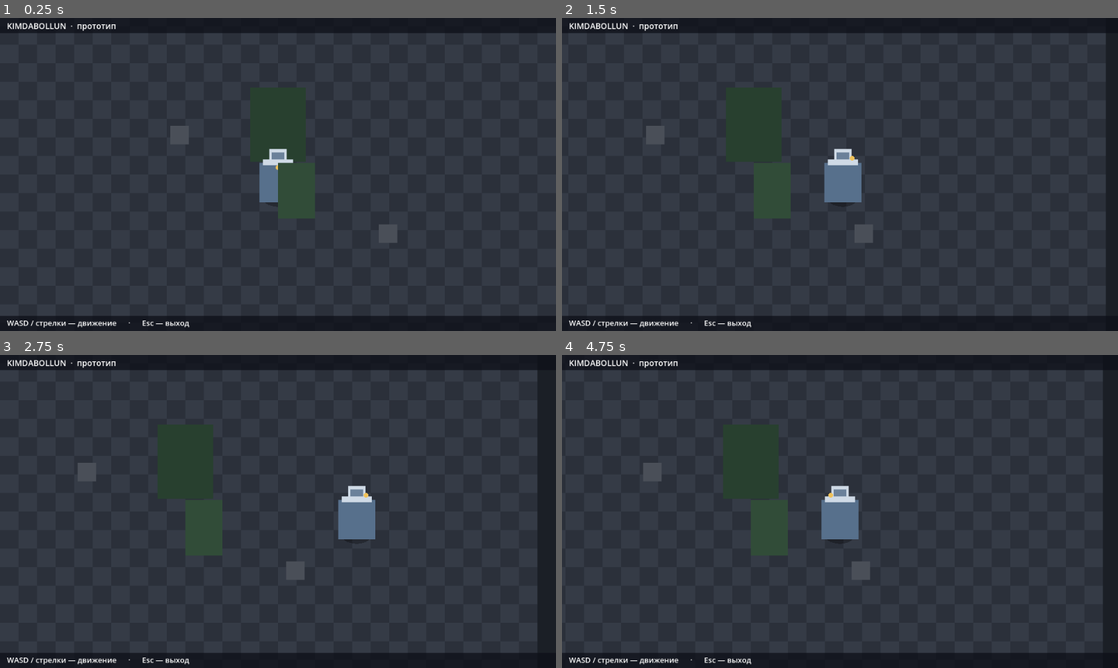
Above: before the commit, frames 1-4 (two rows, left to right).
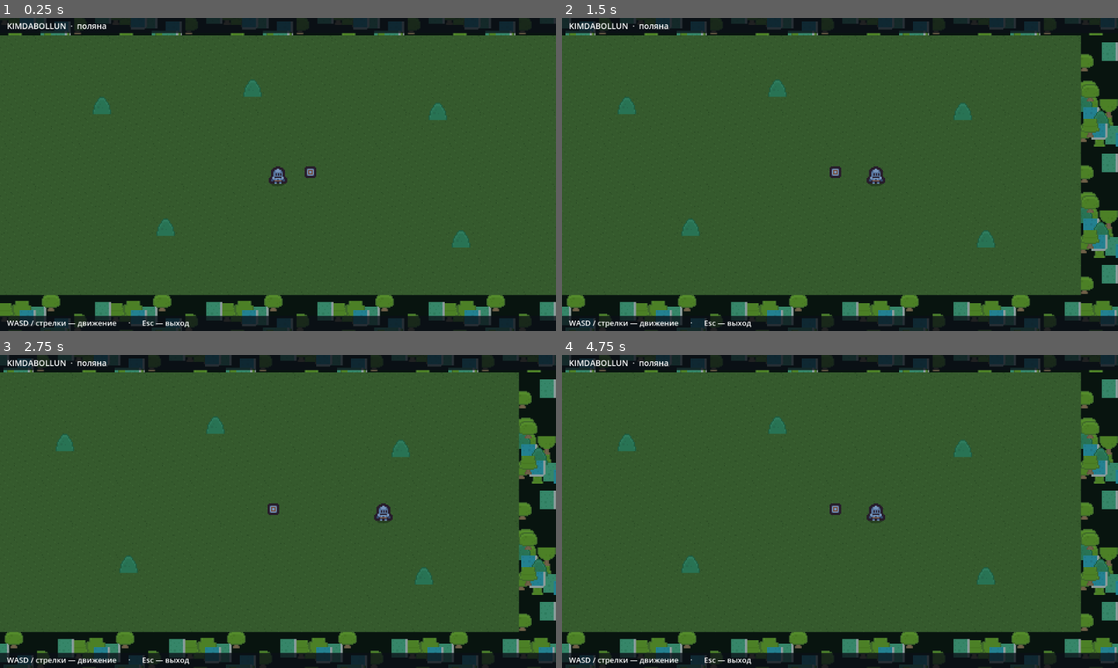
Above: after the commit, the same moments.

Repository: s4m5apu3l/kimdabollun
Game: Godot game, scene res://scenes/main.tscn
Two runs of this game, one before a commit and one after it. Both use one fixed random seed, a clock stepped at 60 frames per second and the inputs below.
Inputs (mouse positions are in pixels of both pictures, inside the frame that each line leads up to):
- Up to frame 1 (0.25 s): no input
- Up to frame 2 (1.5 s): tap Enter at 0.5 s; move the mouse to (962, 158) at 0.52 s; hold D (move_right) 0.53-1.25 s; click (962, 158) at 0.67 s; drag from (728, 190) to (812, 237) at 1.27 s
- Up to frame 3 (2.75 s): tap Space at 2 s; move the mouse to (333, 442) at 2.02 s; hold D (move_right) from 2.03 s (still down)
- Up to frame 4 (4.75 s): release D (move_right) at 2.75 s; drag from (812, 574) to (673, 464) at 2.77 s; tap Enter at 3.5 s; move the mouse to (1006, 558) at 3.52 s; hold A (move_left) 3.53-4.25 s; drag from (673, 464) to (756, 433) at 4.27 s

The runs differ from the first frame. In frame 1, 89% of the frame differs, in the area x 0-100%, y 2-96%; in frame 2, 88%; in frame 3, 88%; in frame 4, 88%.

Commit message:
feat: первая сцена на ассетах Kenney — поляна в тайге

Diff:
--- a/scenes/main.tscn
+++ b/scenes/main.tscn
@@ -7,20 +7,23 @@
 [node name="Main" type="Node2D"]
 script = ExtResource("1_main")
 
+[node name="ColdLight" type="CanvasModulate" parent="."]
+color = Color(0.62, 0.74, 0.86, 1)
+
 [node name="World" type="Node2D" parent="."]
 y_sort_enabled = true
 
 [node name="Arena" parent="World" instance=ExtResource("2_arena")]
 
 [node name="Player" parent="World" instance=ExtResource("3_player")]
-position = Vector2(640, 400)
+position = Vector2(272, 160)
 
 [node name="HUD" type="CanvasLayer" parent="."]
 
 [node name="TopBar" type="ColorRect" parent="HUD"]
 offset_right = 960.0
 offset_bottom = 26.0
-color = Color(0.05, 0.06, 0.09, 0.75)
+color = Color(0.04, 0.06, 0.09, 0.78)
 
 [node name="Title" type="Label" parent="HUD"]
 offset_left = 12.0
@@ -28,13 +31,13 @@
 offset_right = 520.0
 offset_bottom = 24.0
 theme_override_font_sizes/font_size = 14
-text = "KIMDABOLLUN  ·  прототип"
+text = "KIMDABOLLUN  ·  поляна"
 
 [node name="BottomBar" type="ColorRect" parent="HUD"]
 offset_top = 514.0
 offset_right = 960.0
 offset_bottom = 540.0
-color = Color(0.05, 0.06, 0.09, 0.75)
+color = Color(0.04, 0.06, 0.09, 0.78)
 
 [node name="Hint" type="Label" parent="HUD"]
 offset_left = 12.0
--- a/scenes/player/player.tscn
+++ b/scenes/player/player.tscn
@@ -1,19 +1,25 @@
-[gd_scene load_steps=3 format=3]
+[gd_scene load_steps=4 format=3]
 
 [ext_resource type="Script" path="res://scripts/player.gd" id="1_player"]
+[ext_resource type="Texture2D" path="res://assets/sprites/hero.png" id="2_hero"]
 
 [sub_resource type="RectangleShape2D" id="RectangleShape2D_body"]
-size = Vector2(32, 20)
+size = Vector2(10, 6)
 
 [node name="Player" type="CharacterBody2D"]
 motion_mode = 1
 script = ExtResource("1_player")
 
+[node name="Hero" type="Sprite2D" parent="."]
+position = Vector2(0, -8)
+texture = ExtResource("2_hero")
+
 [node name="CollisionShape2D" type="CollisionShape2D" parent="."]
-position = Vector2(0, -10)
+position = Vector2(0, -3)
 shape = SubResource("RectangleShape2D_body")
 
 [node name="Camera2D" type="Camera2D" parent="."]
-position = Vector2(0, -48)
+position = Vector2(0, -8)
+zoom = Vector2(2, 2)
 position_smoothing_enabled = true
 position_smoothing_speed = 8.0
--- a/scripts/arena.gd
+++ b/scripts/arena.gd
@@ -1,18 +1,15 @@
 extends Node2D
 class_name Arena
-## Боевая комната: пол-шахматка, стены по краю, границы для камеры.
-## Пока заглушки рисуются кодом; позже заменим на TileMapLayer + TileSet.
+## Первая сцена: поляна в тайге.
+## Пол и лес по краю — тайлы Kenney (Roguelike/RPG pack, CC0, 16×16),
+## выложенные через тайлящийся Sprite2D: без швов и без TileSet.
 
-const TILE := 32
+const TILE := 16
+const TEX_GRASS := preload("res://assets/sprites/grass.png")
+const TEX_PINE := preload("res://assets/sprites/forest.png")
 
-const FLOOR_A := Color("2b303a")
-const FLOOR_B := Color("353b46")
-const WALL_FACE := Color("1b1f26")
-const WALL_TOP := Color("2e3641")
-const WALL_EDGE := Color("4a5567")
-
-@export var room_tiles := Vector2i(40, 24)
-@export var wall_tiles := 1
+@export var room_tiles := Vector2i(34, 18)
+@export var treeline_tiles := 2
 
 var _wall_body: StaticBody2D
 
@@ -21,15 +18,34 @@
 	return Vector2(room_tiles.x * TILE, room_tiles.y * TILE)
 
 
-## Прямоугольник, внутри которого можно ходить и за который не выезжает камера.
+## Зона, по которой можно ходить: всё, кроме полосы леса по краю.
 func playable_rect() -> Rect2:
-	var pad := float(wall_tiles * TILE)
+	var pad := float(treeline_tiles * TILE)
 	return Rect2(Vector2(pad, pad), size_px() - Vector2(pad, pad) * 2.0)
 
 
 func _ready() -> void:
+	var s := size_px()
+	var t := float(treeline_tiles * TILE)
+
+	_add_tiled(TEX_GRASS, Vector2.ZERO, s)
+	_add_tiled(TEX_PINE, Vector2(0.0, 0.0), Vector2(s.x, t))
+	_add_tiled(TEX_PINE, Vector2(0.0, s.y - t), Vector2(s.x, t))
+	_add_tiled(TEX_PINE, Vector2(0.0, t), Vector2(t, s.y - t * 2.0))
+	_add_tiled(TEX_PINE, Vector2(s.x - t, t), Vector2(t, s.y - t * 2.0))
+
 	_build_walls()
-	queue_redraw()
+
+
+func _add_tiled(texture: Texture2D, at: Vector2, area: Vector2) -> void:
+	var sprite := Sprite2D.new()
+	sprite.texture = texture
+	sprite.texture_repeat = CanvasItem.TEXTURE_REPEAT_ENABLED
+	sprite.region_enabled = true
+	sprite.region_rect = Rect2(Vector2.ZERO, area)
+	sprite.centered = false
+	sprite.position = at
+	add_child(sprite)
 
 
 func _build_walls() -> void:
@@ -38,7 +54,7 @@
 	add_child(_wall_body)
 
 	var s := size_px()
-	var t := float(wall_tiles * TILE)
+	var t := float(treeline_tiles * TILE)
 	var rects: Array[Rect2] = [
 		Rect2(0.0, 0.0, s.x, t),
 		Rect2(0.0, s.y - t, s.x, t),
@@ -47,39 +63,9 @@
 	]
 
 	for r in rects:
-		if r.size.x <= 0.0 or r.size.y <= 0.0:
-			continue
 		var shape := RectangleShape2D.new()
 		shape.size = r.size
 		var cs := CollisionShape2D.new()
 		cs.shape = shape
 		cs.position = r.position + r.size * 0.5
 		_wall_body.add_child(cs)
-
-
-func _draw() -> void:
-	# Пол.
-	for y in room_tiles.y:
-		for x in room_tiles.x:
-			var c := FLOOR_A if (x + y) % 2 == 0 else FLOOR_B
-			draw_rect(Rect2(x * TILE, y * TILE, TILE, TILE), c)
-
-	# Стены-кольцо.
-	for y in room_tiles.y:
-		for x in room_tiles.x:
-			var is_inner := (
-				x >= wall_tiles
-				and y >= wall_tiles
-				and x < room_tiles.x - wall_tiles
-				and y < room_tiles.y - wall_tiles
-			)
-			if is_inner:
-				continue
-			var color := WALL_TOP if y < wall_tiles else WALL_FACE
-			draw_rect(Rect2(x * TILE, y * TILE, TILE, TILE), color)
-
-	# Светлая кромка под верхней стеной — читается граница проходимой зоны.
-	var t := float(wall_tiles * TILE)
-	var s := size_px()
-	draw_rect(Rect2(0.0, t - 4.0, s.x, 4.0), WALL_EDGE)
-	draw_rect(Rect2(0.0, s.y - t, s.x, 4.0), WALL_EDGE.darkened(0.35))
--- a/scripts/main.gd
+++ b/scripts/main.gd
@@ -1,14 +1,9 @@
 extends Node2D
-## Корневая сцена: собирает арену, героя и заглушки окружения,
+## Корневая сцена: собирает поляну, героя и декор,
 ## раздаёт границы камеры и умеет делать скриншоты для проверки (--shot).
 
-const PROP_TREE := Vector2i(96, 128)
-const PROP_TREE_SMALL := Vector2i(64, 96)
-const PROP_ROCK := Vector2i(32, 32)
-
-const COLOR_TREE := Color("28402f")
-const COLOR_TREE_SMALL := Color("314c38")
-const COLOR_ROCK := Color("4a4f58")
+const SPRITE_PINE := preload("res://assets/sprites/pine_cold.png")
+const SPRITE_CHEST := preload("res://assets/sprites/chest.png")
 
 var _arena: Arena
 var _player: Player
@@ -19,7 +14,7 @@
 	_player = $World/Player
 
 	_player.set_bounds(_arena.playable_rect(), Rect2(Vector2.ZERO, _arena.size_px()))
-	_spawn_props()
+	_spawn_decor()
 	_maybe_capture()
 
 
@@ -28,28 +23,24 @@
 		get_tree().quit()
 
 
-func _spawn_props() -> void:
-	# Два дерева на одной вертикали с героем — сразу видно, как работает Y-sort:
-	# верхнее перекрывается героем, нижнее перекрывает его.
-	_add_prop(Vector2(640.0, 330.0), PROP_TREE, COLOR_TREE)
-	_add_prop(Vector2(672.0, 428.0), PROP_TREE_SMALL, COLOR_TREE_SMALL)
-	_add_prop(Vector2(470.0, 300.0), PROP_ROCK, COLOR_ROCK)
-	_add_prop(Vector2(830.0, 470.0), PROP_ROCK, COLOR_ROCK)
+func _spawn_decor() -> void:
+	# Отдельные деревья внутри поляны: с героем они делят Y-sort,
+	# поэтому получается честное перекрытие по глубине.
+	_add_sprite(SPRITE_PINE, Vector2(120.0, 100.0))
+	_add_sprite(SPRITE_PINE, Vector2(250.0, 85.0))
+	_add_sprite(SPRITE_PINE, Vector2(410.0, 105.0))
+	_add_sprite(SPRITE_PINE, Vector2(175.0, 205.0))
+	_add_sprite(SPRITE_PINE, Vector2(430.0, 215.0))
+	_add_sprite(SPRITE_CHEST, Vector2(300.0, 158.0))
 
 
-func _add_prop(at: Vector2, size: Vector2i, color: Color) -> void:
+func _add_sprite(texture: Texture2D, at: Vector2) -> void:
 	var sprite := Sprite2D.new()
-	sprite.texture = _solid_texture(size, color)
+	sprite.texture = texture
 	sprite.position = at
-	# Точка опоры — нижняя кромка, иначе Y-sort будет врать.
-	sprite.offset = Vector2(0.0, -float(size.y) * 0.5)
+	# Точка опоры — нижняя кромка спрайта.
+	sprite.offset = Vector2(0.0, -float(texture.get_height()) * 0.5)
 	$World.add_child(sprite)
-
-
-func _solid_texture(size: Vector2i, color: Color) -> ImageTexture:
-	var img := Image.create(size.x, size.y, false, Image.FORMAT_RGBA8)
-	img.fill(color)
-	return ImageTexture.create_from_image(img)
 
 
 func _maybe_capture() -> void:
@@ -60,8 +51,8 @@
 	await get_tree().create_timer(0.5).timeout
 	_save_shot("res://shot.png")
 
-	# Второй кадр — у стены: проверяем границы комнаты и камеры.
-	var corner := _arena.playable_rect().position + Vector2(60.0, 70.0)
+	# Второй кадр — у края поляны: видно лес и границу камеры.
+	var corner := _arena.playable_rect().position + Vector2(30.0, 40.0)
 	_player.global_position = corner
 	_player.camera.reset_smoothing()
 	await get_tree().process_frame
--- a/scripts/player.gd
+++ b/scripts/player.gd
@@ -1,16 +1,10 @@
 extends CharacterBody2D
 class_name Player
-## Герой. Точка origin — по центру ступней, чтобы Y-sort работал корректно.
-## Спрайт-заглушка 64×96 рисуется от ступней вверх, коллизия — узкая, 32×20.
+## Герой. Origin — по центру ступней, спрайт 16×16 поднят на 8 px вверх.
 
-const SPEED := 220.0
-const ACCEL := 1800.0
-const FRICTION := 2600.0
-
-const BODY_SIZE := Vector2(64.0, 96.0)
-const COLOR_BODY := Color("cfdae6")
-const COLOR_COAT := Color("57708c")
-const COLOR_ACCENT := Color("f0c25a")
+const SPEED := 90.0
+const ACCEL := 900.0
+const FRICTION := 1200.0
 
 var facing := Vector2.DOWN
 
@@ -39,7 +33,6 @@
 
 	move_and_slide()
 	_clamp_to_arena()
-	queue_redraw()
 
 
 func _clamp_to_arena() -> void:
@@ -49,20 +42,7 @@
 
 
 func _draw() -> void:
-	# Тень под ногами.
-	draw_set_transform(Vector2.ZERO, 0.0, Vector2(1.0, 0.42))
-	draw_circle(Vector2(0.0, -4.0), 22.0, Color(0.0, 0.0, 0.0, 0.30))
+	# Мягкая тень под ногами, чтобы герой не «висел» над землёй.
+	draw_set_transform(Vector2.ZERO, 0.0, Vector2(1.0, 0.45))
+	draw_circle(Vector2(0.0, -1.0), 6.0, Color(0.0, 0.0, 0.0, 0.28))
 	draw_set_transform(Vector2.ZERO, 0.0, Vector2.ONE)
-
-	var half_w := BODY_SIZE.x * 0.5
-	var top := -BODY_SIZE.y
-
-	# Плащ от плеч до земли.
-	draw_rect(Rect2(-half_w, top + 28.0, BODY_SIZE.x, BODY_SIZE.y - 28.0), COLOR_COAT)
-	# Плечи.
-	draw_rect(Rect2(-half_w + 6.0, top + 22.0, BODY_SIZE.x - 12.0, 10.0), COLOR_BODY)
-	# Голова и капюшон.
-	draw_rect(Rect2(-15.0, top + 4.0, 30.0, 26.0), COLOR_BODY)
-	draw_rect(Rect2(-11.0, top + 10.0, 22.0, 12.0), COLOR_COAT.lightened(0.12))
-	# Указатель направления взгляда.
-	draw_circle(facing * 16.0 + Vector2(0.0, top + 20.0), 4.0, COLOR_ACCENT)
Not shown, added: assets/kenney/roguelike-rpg/License.txt
Binary file added: assets/kenney/roguelike-rpg/roguelikeSheet.png
Not shown, added: assets/kenney/roguelike-rpg/roguelikeSheet.png.import
Not shown, added: assets/kenney/tiny-dungeon/License.txt
Binary file added: assets/kenney/tiny-dungeon/tilemap.png
Not shown, added: assets/kenney/tiny-dungeon/tilemap.png.import
Binary file added: assets/sprites/barrel.png
Not shown, added: assets/sprites/barrel.png.import
Binary file added: assets/sprites/chest.png
Not shown, added: assets/sprites/chest.png.import
Binary file added: assets/sprites/forest.png
Not shown, added: assets/sprites/forest.png.import
(and 19 more such lines)
